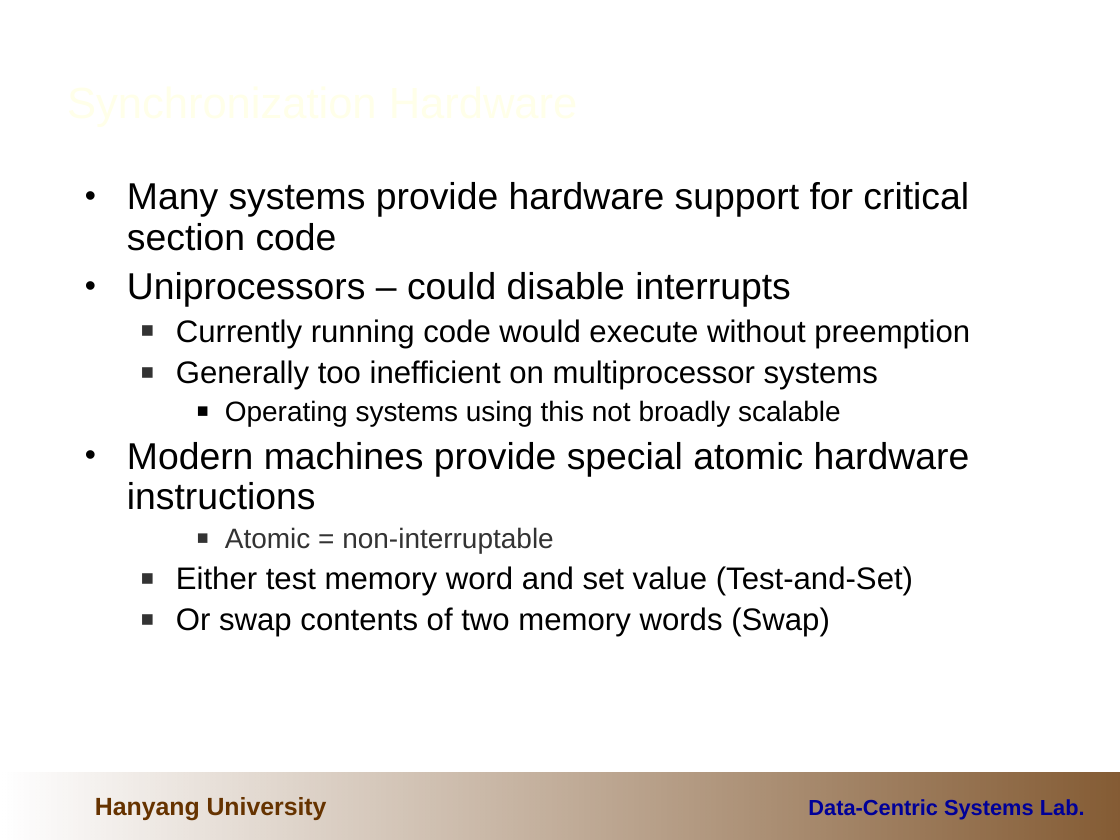
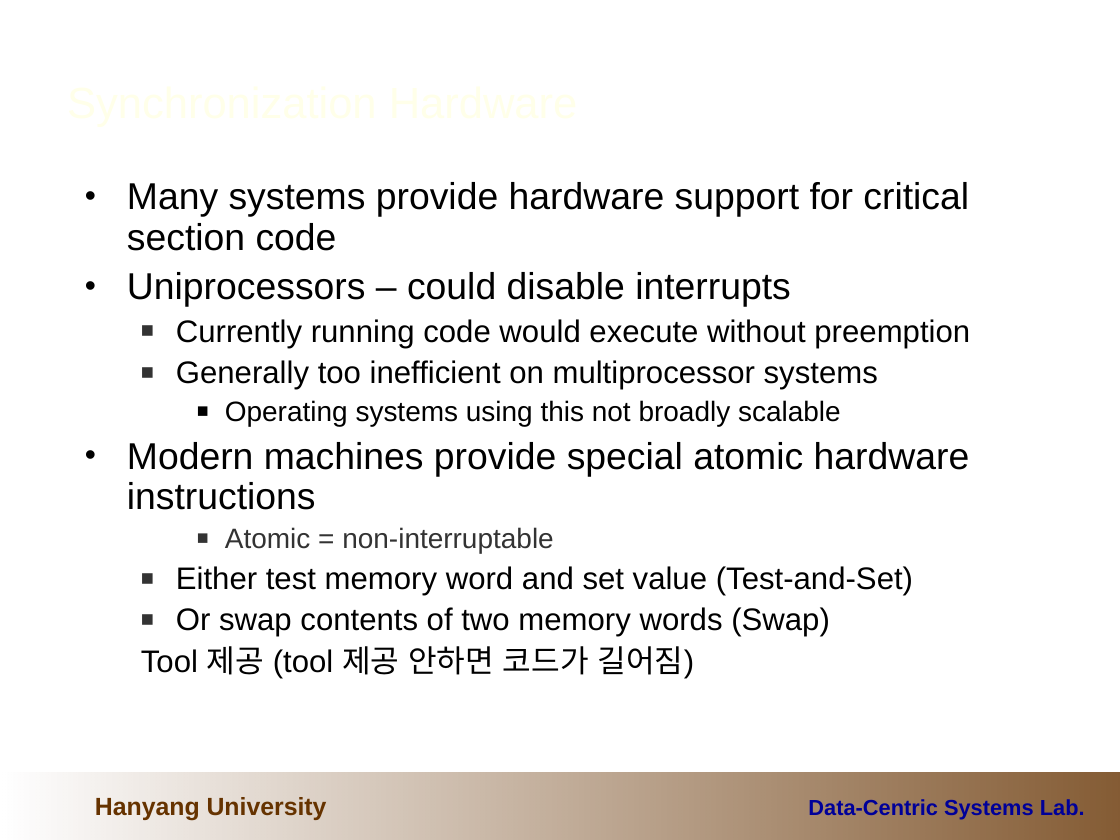
Before and after one commit to cocojk/major, a slide deck: slide 12 of os/이론/5.ProcessSync (1).ppt (slide 11 before the commit). Drawn at 1120x840 pixels with LibreOffice and Linux fonts; fonts in the diff are those of the drawing; background and template pictures are left out. Boxes give left, top, right and bottom in pixels: in the first picture for what was removed or moved away, otherwise in the second. Text is boxed around its words. In the diff, an @@ line names an element or a change of style, - is before the commit and + after.

```diff
--- a/os/이론/5.ProcessSync (1).ppt
+++ b/os/이론/5.ProcessSync (1).ppt
@@ text at (x1=141, y1=646, x2=695, y2=679): paragraph added @@
+  Tool 제공 (tool 제공 안하면 코드가 길어짐)
```
Also in this commit, not shown: 2 other slides changed, 1 slide added, 9 other files.
